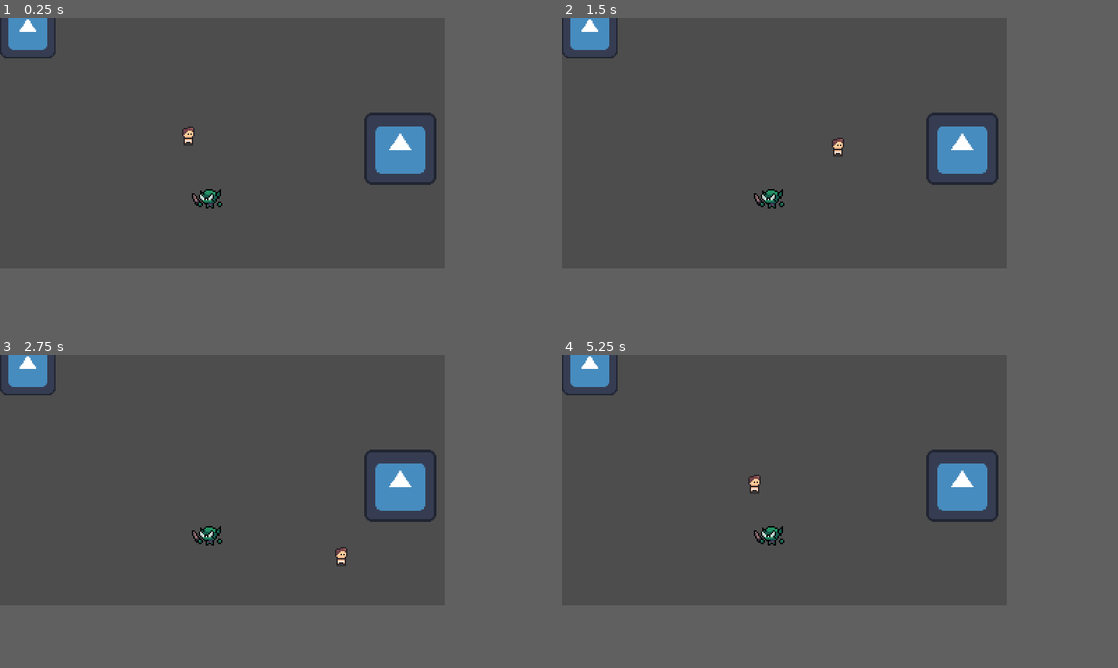
Above: before the commit, frames 1-4 (two rows, left to right).
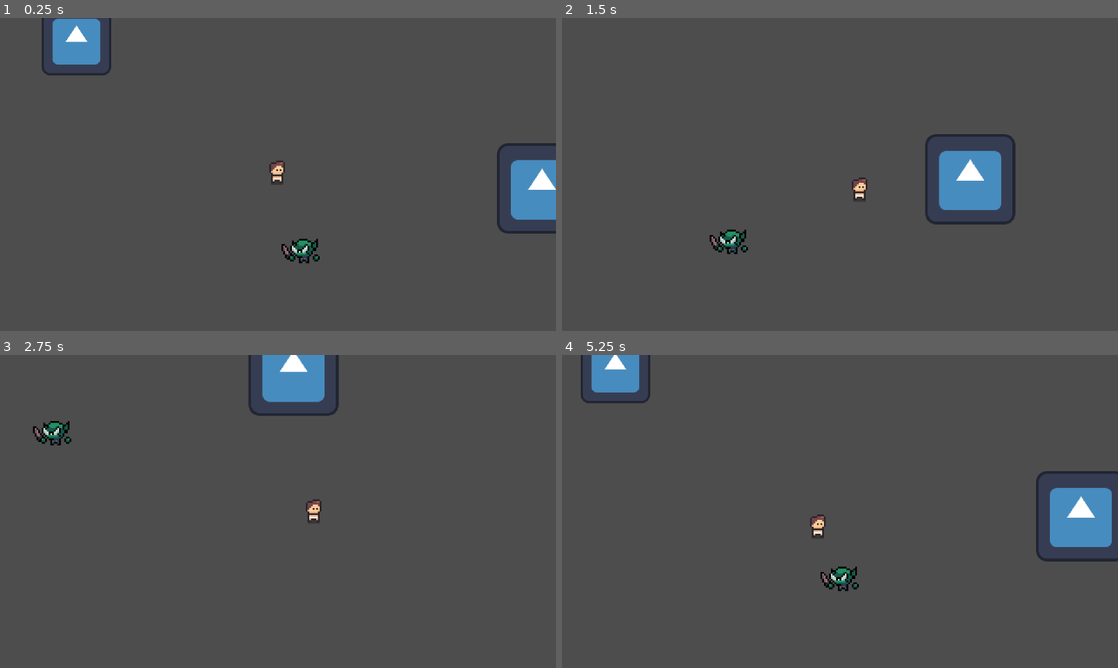
Above: after the commit, the same moments.

Repository: GuilhermeCMarc/godot-composition
Game: Godot game, scene res://main.tscn
Same seed, same stepped clock (60 frames per second), same inputs: the game is played once before the commit and once after it. The engine's default icon, where the game draws it, is replaced by a stand-in: a white triangle on a blue panel in a dark square.
Inputs:
- Up to frame 1 (0.25 s): no input
- Up to frame 2 (1.5 s): tap Enter at 0.5 s; hold D (move_right) 0.53-1.28 s; hold S (move_down) from 1.28 s (still down)
- Up to frame 3 (2.75 s): release S (move_down) at 2.03 s; hold D (move_right) from 2.03 s (still down)
- Up to frame 4 (5.25 s): release D (move_right) at 2.78 s; hold W (move_up) 2.78-3.53 s; hold A (move_left) 3.53-5.03 s; hold S (move_down) from 5.03 s (still down)
In our replay, the window is 640x360 before the commit and 800x450 after it. These sizes can differ from the game's own. Grey fills any space a smaller window leaves; there, only what the larger window draws over its background counts as a difference.

The runs differ from the first frame. In frame 1, 6.7% of the frame differs, in the area x 0-100%, y 0-79%; in frame 2, 4.6%; in frame 3, 5.4%; in frame 4, 6.4%.
Error before the commit: Parse Error: Function "get_next_location()" not found in base self. Did you mean to use "get_next_path_position()"? (res://components/chase/chase_component.gd:…
Error after the commit: Invalid call. Nonexistent function 'get_next_location' in base 'NavigationAgent2D'. (res://components/pathfinding/pathfinding_component.gd:30)

Commit message:
:recycle: Refactor movement and enemy AI

Diff:
--- a/components/chase/chase_component.gd
+++ /dev/null
@@ -1,51 +0,0 @@
-extends NavigationAgent2D
-class_name ChaseComponent
-
-@export @onready var velocity_component : VelocityComponent
-@export @onready var character_body : CharacterBody2D
-
-@export var max_view_distance := 600
-
-var is_chasing := false
-var target: Node2D = null
-
-
-func chase(next_target: Node2D):
-	target = next_target
-	is_chasing = true
-
-
-func stop_chasing():
-	is_chasing = false
-
-
-func chase_behaviour(delta):
-	print(is_chasing, target)
-
-	if !is_chasing or target == null:
-		return
-
-	self.target_location = target.global_position
-
-	var ray_cast := RayCast2D.new()
-	self.add_child(ray_cast)
-
-	if can_see_target(ray_cast) and is_target_reachable() and not is_target_reached():
-		velocity_component.accelerate_towards(delta, get_next_location())
-	else:
-		if target != null and is_chasing:
-			stop_chasing()
-		velocity_component.apply_friction(delta)
-
-	ray_cast.queue_free()
-	velocity_component.move(character_body)
-
-
-func can_see_target(ray_cast: RayCast2D) -> bool:
-	if target == null:
-		return false
-
-	var from := character_body.global_position
-	var to := target.global_position
-	ray_cast.to_global((from - to).normalized() * max_view_distance)
-	return ray_cast.is_colliding() and (ray_cast.get_collider() is Player)
--- a/components/chase/chase_component.tscn
+++ /dev/null
@@ -1,14 +0,0 @@
-[gd_scene load_steps=2 format=3 uid="uid://c0wo61ggrntop"]
-
-[ext_resource type="Script" path="res://components/chase/chase_component.gd" id="1_ct5rn"]
-
-[node name="Chase Component" type="NavigationAgent2D"]
-path_desired_distance = 5.0
-target_desired_distance = 5.0
-script = ExtResource("1_ct5rn")
-
-[node name="Chase Area" type="Area2D" parent="."]
-
-[node name="CollisionShape2D" type="CollisionShape2D" parent="Chase Area"]
-
-[connection signal="body_entered" from="Chase Area" to="." method="chase"]
--- a/components/input/input_component.gd
+++ /dev/null
@@ -1,8 +0,0 @@
-extends Node
-class_name InputComponent
-
-func get_movement() -> Vector2:
-	var input_vector := Vector2.ZERO
-	input_vector.x = Input.get_action_strength("move_right") - Input.get_action_strength("move_left")
-	input_vector.y = Input.get_action_strength("move_down") - Input.get_action_strength("move_up")
-	return input_vector
--- a/components/input/input_component.tscn
+++ /dev/null
@@ -1,6 +0,0 @@
-[gd_scene load_steps=2 format=3 uid="uid://crjgs7v12ir0m"]
-
-[ext_resource type="Script" path="res://components/input/input_component.gd" id="1_mcbi4"]
-
-[node name="Input Component" type="Node"]
-script = ExtResource("1_mcbi4")
--- a/components/movement/movement_component.gd
+++ /dev/null
@@ -1,15 +0,0 @@
-extends Node
-class_name MovementComponent
-
-@export var character_body: CharacterBody2D
-@export var velocity_component: VelocityComponent
-
-func _ready():
-	set_process(false) # deactivates process
-
-func move_to_direction(delta : float, direction : Vector2) -> void:
-	if direction != Vector2.ZERO:
-		velocity_component.accelerate_towards(delta, direction.normalized())
-	else:
-		velocity_component.apply_friction(delta)
-	velocity_component.move(character_body)
--- a/components/movement/movement_component.tscn
+++ /dev/null
@@ -1,6 +0,0 @@
-[gd_scene load_steps=2 format=3 uid="uid://dcnbltxqygw68"]
-
-[ext_resource type="Script" path="res://components/movement/movement_component.gd" id="1_vrshy"]
-
-[node name="Movement" type="Node"]
-script = ExtResource("1_vrshy")
--- /dev/null
+++ b/components/pathfinding/pathfinding_component.gd
@@ -0,0 +1,39 @@
+extends Node2D
+class_name PathfindingComponent
+
+@export @onready var velocity_component : VelocityComponent
+
+@onready var navigation_agent : NavigationAgent2D = $"NavigationAgent2D"
+@onready var interval_timer : Timer = $"IntervalTimer"
+
+# todo: make interval_timer actually work
+
+func _ready():
+    # visibility_area.connect("on_area", self.in_range)
+    navigation_agent.connect("velocity_computed", self.on_velocity_computed)
+
+
+func set_target_position(target_position: Vector2) -> void:
+    navigation_agent.target_location = target_position
+
+
+func force_set_target_position(target_position: Vector2) -> void:
+    navigation_agent.target_location = target_position
+    interval_timer.call("start")
+
+
+func follow_path() -> void:
+    if navigation_agent.is_navigation_finished():
+        velocity_component.decelerate()
+        return
+
+    var direction = (navigation_agent.get_next_location() - global_position).normalized()
+    velocity_component.accelerate_in_direction(direction)
+    navigation_agent.set_velocity(velocity_component.get_current_velocity())
+
+
+func on_velocity_computed(velocity: Vector2) -> void:
+     var new_direction = velocity.normalized()
+     var current_direction = velocity_component.get_current_velocity().normalized()
+     var halfway = new_direction.lerp(current_direction, velocity_component.get_acceleration() * get_physics_process_delta_time())
+     velocity_component.set_velocity(halfway * velocity_component.get_current_velocity())
--- /dev/null
+++ b/components/pathfinding/pathfinding_component.tscn
@@ -0,0 +1,10 @@
+[gd_scene load_steps=2 format=3 uid="uid://d4b667mtpt8pl"]
+
+[ext_resource type="Script" path="res://components/pathfinding/pathfinding_component.gd" id="1_e8acj"]
+
+[node name="PathfindingComponent" type="Node2D"]
+script = ExtResource("1_e8acj")
+
+[node name="NavigationAgent2D" type="NavigationAgent2D" parent="."]
+path_desired_distance = 3.09
+target_desired_distance = 4.14
--- a/components/velocity/velocity_component.gd
+++ b/components/velocity/velocity_component.gd
@@ -2,8 +2,7 @@
 class_name VelocityComponent
 
 @export var max_speed := 80
-@export var acceleration := 500
-@export var friction := 500
+@export var acceleration := 3
 
 
 func _ready():
@@ -17,16 +16,24 @@
 	return vec_velocity
 
 
-func accelerate_towards(delta: float, direction: Vector2) -> void:
-	vec_velocity = vec_velocity.move_toward(direction * max_speed, acceleration * delta)
+func set_velocity(new_velocity: Vector2) -> void:
+	vec_velocity = new_velocity
 
 
-func apply_friction(delta: float) -> void:
-	vec_velocity = vec_velocity.move_toward(Vector2.ZERO, friction * delta)
+func get_acceleration() -> int:
+	return acceleration
 
 
-func maximize(direction : Vector2) -> void:
-		vec_velocity = direction * max_speed
+func accelerate_to_velocity(velocity: Vector2) -> void:
+	vec_velocity = lerp(vec_velocity, velocity, acceleration * get_physics_process_delta_time())
+
+
+func accelerate_in_direction(direction: Vector2) -> void:
+	accelerate_to_velocity(direction * max_speed)
+
+
+func decelerate() -> void:
+	accelerate_to_velocity(Vector2.ZERO)
 
 
 func move(body: CharacterBody2D) -> void:
--- a/entities/orc/orc.gd
+++ b/entities/orc/orc.gd
@@ -1,7 +1,17 @@
 extends CharacterBody2D
 class_name Orc
 
-@export @onready var chase_component: ChaseComponent
 
-func _physics_process(delta: float) -> void:
-  chase_component.chase_behaviour(delta)
+@export @onready var velocity_component : VelocityComponent
+@export @onready var pathfinding_component: PathfindingComponent
+
+
+func get_player() -> Node2D:
+	return get_node("%Player")
+
+
+func _process(_delta):
+	var target = get_player().global_position if get_player() != null else global_position
+	pathfinding_component.set_target_position(target)
+	pathfinding_component.follow_path()
+	velocity_component.move(self)
--- a/entities/orc/orc.tscn
+++ b/entities/orc/orc.tscn
@@ -8,8 +8,7 @@
 [ext_resource type="Texture2D" uid="uid://dbt7jdrk2mtek" path="res://entities/orc/sprites/right_leg.png" id="5_4sm8o"]
 [ext_resource type="Texture2D" uid="uid://boinklije1vk8" path="res://entities/orc/sprites/torso.png" id="6_6ml2o"]
 [ext_resource type="PackedScene" uid="uid://x5dq1x8gosjp" path="res://components/velocity/velocity_component.tscn" id="7_jtv3v"]
-[ext_resource type="PackedScene" uid="uid://dcnbltxqygw68" path="res://components/movement/movement_component.tscn" id="8_16883"]
-[ext_resource type="PackedScene" uid="uid://c0wo61ggrntop" path="res://components/chase/chase_component.tscn" id="10_dlr6j"]
+[ext_resource type="PackedScene" uid="uid://d4b667mtpt8pl" path="res://components/pathfinding/pathfinding_component.tscn" id="9_0y8la"]
 
 [sub_resource type="CapsuleShape2D" id="CapsuleShape2D_h3mif"]
 radius = 5.0
@@ -582,12 +581,13 @@
 "walk": SubResource("Animation_rmb4b")
 }
 
-[node name="Orc" type="CharacterBody2D" node_paths=PackedStringArray("chase_component")]
+[node name="Orc" type="CharacterBody2D" node_paths=PackedStringArray("velocity_component", "pathfinding_component")]
 collision_layer = 8
 collision_mask = 14
 motion_mode = 1
 script = ExtResource("1_wy6q1")
-chase_component = NodePath("Chase Component")
+velocity_component = NodePath("Velocity Component")
+pathfinding_component = NodePath("PathfindingComponent")
 
 [node name="CollisionShape2D" type="CollisionShape2D" parent="."]
 shape = SubResource("CapsuleShape2D_h3mif")
@@ -621,23 +621,9 @@
 [node name="Head" type="Sprite2D" parent="Visuals"]
 texture = ExtResource("1_4wlmn")
 
-[node name="Components" type="Node" parent="."]
-
-[node name="Velocity Component" parent="Components" instance=ExtResource("7_jtv3v")]
-max_speed = 70
-acceleration = 450
-friction = 500
-
-[node name="Movement" parent="Components" node_paths=PackedStringArray("character_body", "velocity_component") instance=ExtResource("8_16883")]
-character_body = NodePath("../..")
+[node name="Velocity Component" parent="." instance=ExtResource("7_jtv3v")]
+max_speed = 40
+acceleration = 3
+
+[node name="PathfindingComponent" parent="." node_paths=PackedStringArray("velocity_component") instance=ExtResource("9_0y8la")]
 velocity_component = NodePath("../Velocity Component")
-
-[node name="Chase Component" parent="." node_paths=PackedStringArray("velocity_component", "character_body") instance=ExtResource("10_dlr6j")]
-velocity_component = NodePath("../Components/Velocity Component")
-character_body = NodePath("..")
-
-[node name="Chase Area" parent="Chase Component" index="0"]
-collision_layer = 0
-collision_mask = 8
-
-[editable path="Chase Component"]
--- a/entities/player/player.gd
+++ b/entities/player/player.gd
@@ -1,13 +1,17 @@
 extends CharacterBody2D
 class_name Player
 
-@export var movement_component: MovementComponent
-@export var input_component: InputComponent
 
-@export var dodge_speed := 500
+@export @onready var velocity_component : VelocityComponent
 
-func _physics_process(delta: float) -> void:
-	move_with_input(delta)
 
-func move_with_input(delta: float) -> void:
-	movement_component.move_to_direction(delta, input_component.get_movement())
+func _process(_delta):
+	velocity_component.accelerate_in_direction(get_movement())
+	velocity_component.move(self)
+
+
+func get_movement() -> Vector2:
+	var movement := Vector2.ZERO
+	movement.x = Input.get_action_strength("move_right") - Input.get_action_strength("move_left")
+	movement.y = Input.get_action_strength("move_down") - Input.get_action_strength("move_up")
+	return movement.normalized()
--- a/entities/player/player.tscn
+++ b/entities/player/player.tscn
@@ -1,9 +1,7 @@
-[gd_scene load_steps=10 format=3 uid="uid://f6mhaoeg1pvn"]
+[gd_scene load_steps=8 format=3 uid="uid://f6mhaoeg1pvn"]
 
 [ext_resource type="Texture2D" uid="uid://bi046c7lbe631" path="res://entities/player/player.png" id="1_abp6s"]
 [ext_resource type="Script" path="res://entities/player/player.gd" id="1_yluma"]
-[ext_resource type="PackedScene" uid="uid://dcnbltxqygw68" path="res://components/movement/movement_component.tscn" id="3_64xir"]
-[ext_resource type="PackedScene" uid="uid://crjgs7v12ir0m" path="res://components/input/input_component.tscn" id="4_aouk1"]
 [ext_resource type="PackedScene" uid="uid://x5dq1x8gosjp" path="res://components/velocity/velocity_component.tscn" id="5_xejcu"]
 
 [sub_resource type="CapsuleShape2D" id="CapsuleShape2D_f4575"]
@@ -46,14 +44,13 @@
 "idle_r": SubResource("Animation_sc4tj")
 }
 
-[node name="Player" type="CharacterBody2D" node_paths=PackedStringArray("movement_component", "input_component")]
+[node name="Player" type="CharacterBody2D" node_paths=PackedStringArray("velocity_component")]
 position = Vector2(0, -7)
 collision_layer = 4
 collision_mask = 14
 motion_mode = 1
 script = ExtResource("1_yluma")
-movement_component = NodePath("Components/Movement Component")
-input_component = NodePath("Components/Input Component")
+velocity_component = NodePath("Velocity Component")
 
 [node name="CollisionShape2D" type="CollisionShape2D" parent="."]
 shape = SubResource("CapsuleShape2D_f4575")
@@ -69,15 +66,11 @@
 hframes = 4
 vframes = 9
 
-[node name="Components" type="Node" parent="."]
+[node name="Velocity Component" parent="." instance=ExtResource("5_xejcu")]
+max_speed = 120
+acceleration = 10
 
-[node name="Movement Component" parent="Components" node_paths=PackedStringArray("character_body", "velocity_component") instance=ExtResource("3_64xir")]
-character_body = NodePath("../..")
-velocity_component = NodePath("../Velocity Component")
-
-[node name="Input Component" parent="Components" instance=ExtResource("4_aouk1")]
-
-[node name="Velocity Component" parent="Components" instance=ExtResource("5_xejcu")]
-max_speed = 80
-acceleration = 500
-friction = 500
+[node name="Camera2D" type="Camera2D" parent="."]
+current = true
+zoom = Vector2(4, 4)
+position_smoothing_enabled = true
--- a/main.tscn
+++ b/main.tscn
@@ -18,6 +18,7 @@
 navigation_layers = 15
 
 [node name="Player" parent="NavigationRegion2D" instance=ExtResource("2_xeioc")]
+unique_name_in_owner = true
 position = Vector2(5, -7)
 
 [node name="Orc" parent="NavigationRegion2D" instance=ExtResource("3_icgue")]
--- a/project.godot
+++ b/project.godot
@@ -9,25 +9,15 @@
 config_version=5
 
 _global_script_classes=[{
-"base": "NavigationAgent2D",
-"class": &"ChaseComponent",
-"language": &"GDScript",
-"path": "res://components/chase/chase_component.gd"
-}, {
-"base": "Node",
-"class": &"InputComponent",
-"language": &"GDScript",
-"path": "res://components/input/input_component.gd"
-}, {
-"base": "Node",
-"class": &"MovementComponent",
-"language": &"GDScript",
-"path": "res://components/movement/movement_component.gd"
-}, {
 "base": "CharacterBody2D",
 "class": &"Orc",
 "language": &"GDScript",
 "path": "res://entities/orc/orc.gd"
+}, {
+"base": "Node2D",
+"class": &"PathfindingComponent",
+"language": &"GDScript",
+"path": "res://components/pathfinding/pathfinding_component.gd"
 }, {
 "base": "CharacterBody2D",
 "class": &"Player",
@@ -40,10 +30,8 @@
 "path": "res://components/velocity/velocity_component.gd"
 }]
 _global_script_class_icons={
-"ChaseComponent": "",
-"InputComponent": "",
-"MovementComponent": "",
 "Orc": "",
+"PathfindingComponent": "",
 "Player": "",
 "VelocityComponent": ""
 }
@@ -58,8 +46,8 @@
 
 [display]
 
-window/size/viewport_width=320
-window/size/viewport_height=180
+window/size/viewport_width=1280
+window/size/viewport_height=720
 window/stretch/mode="viewport"
 
 [input]
Not shown: 1 places in entities/orc/orc.tscn that only renumber resources
